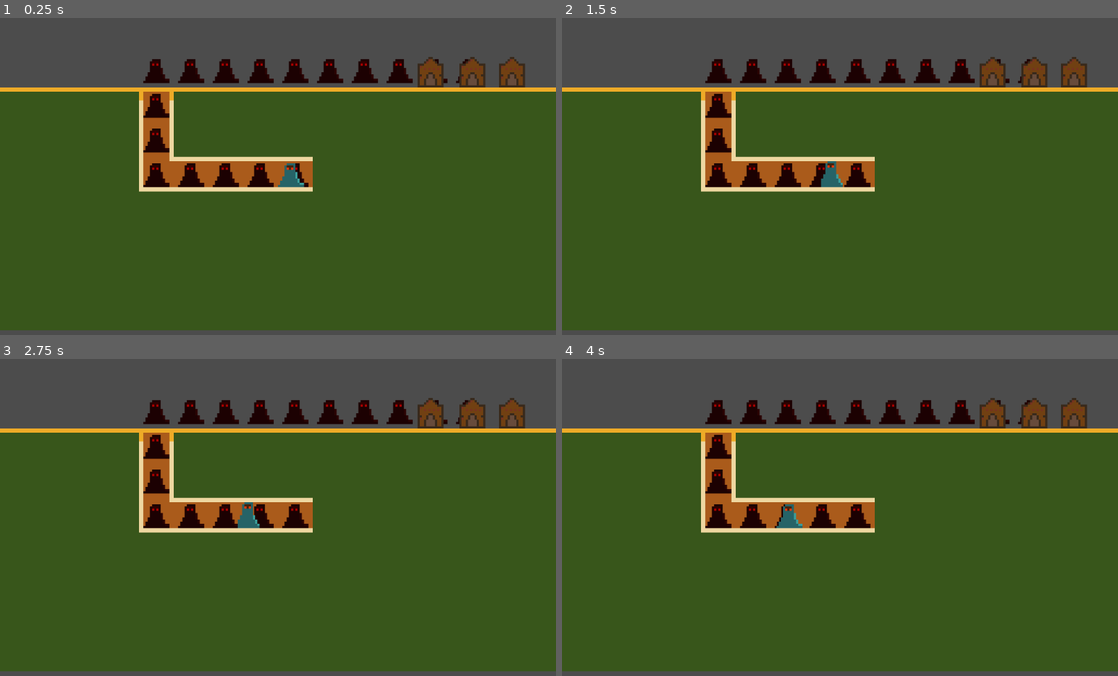
Above: before the commit, frames 1-4 (two rows, left to right).
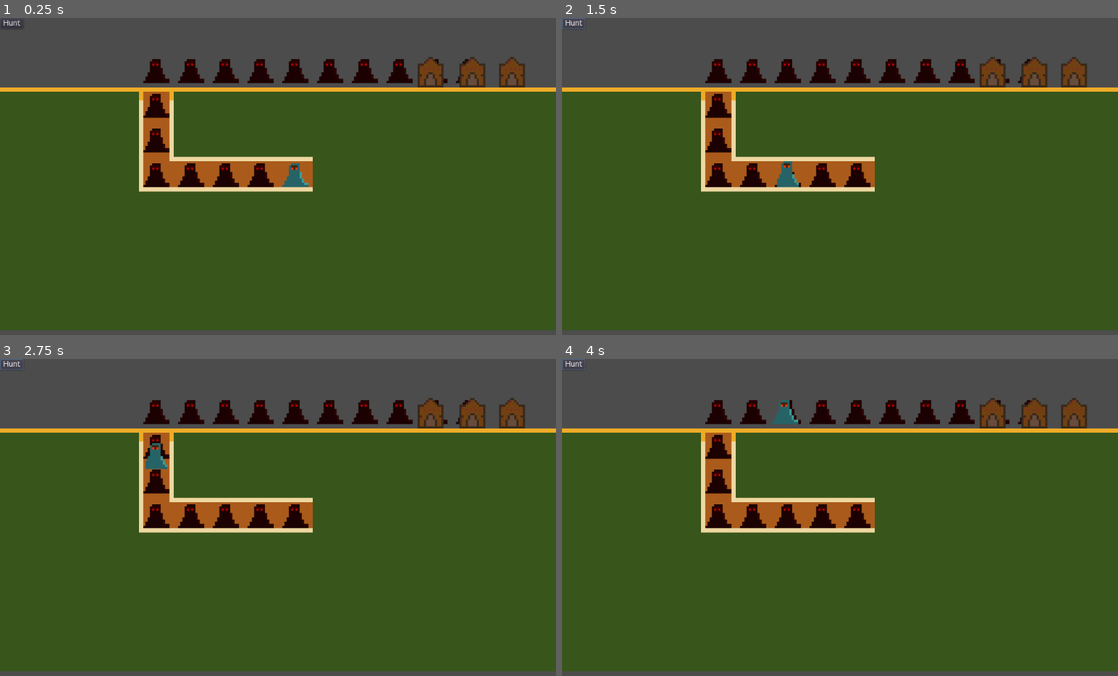
Above: after the commit, the same moments.

Repository: k4gi/bloodcattle
Game: Godot game, scene res://World.tscn
Same seed, same stepped clock (60 frames per second), same inputs: the game is played once before the commit and once after it. The project has no main scene, so this scene is started directly.
Inputs (mouse positions are in pixels of both pictures, inside the frame that each line leads up to):
- Up to frame 1 (0.25 s): no input
- Up to frame 2 (1.5 s): click (573, 24) at 0.5 s, where only the run after the commit has a clickable "Hunt"; click (573, 24) at 1.25 s, where only the run after the commit has a clickable "Hunt"
- Up to frame 3 (2.75 s): click (11, 365) at 2 s, where only the run after the commit has a clickable "Hunt"
- Up to frame 4 (4 s): no input

The runs differ from the first frame. In frame 1, 0.2% of the frame differs, in the area x 0-56%, y 0-54%; in frame 2, 0.5%, in the area x 0-51%, y 0-54%; in frame 3, 0.5%; in frame 4, 0.5%.

Commit message:
one (1) code

Diff:
--- a/Vampire.gd
+++ b/Vampire.gd
@@ -4,17 +4,27 @@
 onready var pathfinding = get_parent().path
 onready var target = get_parent().get_node("Destination")
 onready var tween = $Tween
+onready var starting_point = get_position()
 
 
-var move_pause = false
-var move_speed = 1
+var move_pause = true
+var move_speed = 0.2
+var move_forward = true
 
+
+signal destination_reached()
 
 
 func _physics_process(_delta):
 	if not tween.is_active() and not move_pause:
 		var source = pathfinding.get_closest_point( get_position() )
-		var destination = pathfinding.get_closest_point( target.get_position() )
+
+		var destination
+		if move_forward:
+			destination = pathfinding.get_closest_point( target.get_position() )
+		else:
+			destination = pathfinding.get_closest_point( starting_point.get_position() )
+
 
 		var path = pathfinding.get_point_path(source, destination)
 
@@ -25,3 +35,6 @@
 				get_position(), path[1], tween_speed,
 				Tween.TRANS_LINEAR, Tween.EASE_IN_OUT)
 			tween.start()
+		else:
+			emit_signal("destination_reached")
+			move_pause = true
--- a/World.gd
+++ b/World.gd
@@ -42,3 +42,7 @@
 				if x_diff <= Map.get_cell_size().x * Map.get_scale().x /2 and \
 					y_diff <= Map.get_cell_size().y * Map.get_scale().y /2:
 						path.connect_points(node_one, node_two)
+
+
+func _on_Button_pressed():
+	get_node("Vampire").move_pause = false
--- a/World.tscn
+++ b/World.tscn
@@ -167,3 +167,26 @@
 
 [node name="Destination" type="Node2D" parent="."]
 position = Vector2( 860, 97 )
+
+[node name="MarginContainer" type="MarginContainer" parent="."]
+anchor_right = 1.0
+anchor_bottom = 1.0
+
+[node name="VBoxContainer" type="VBoxContainer" parent="MarginContainer"]
+margin_right = 43.0
+margin_bottom = 20.0
+
+[node name="Button" type="Button" parent="MarginContainer/VBoxContainer"]
+margin_right = 43.0
+margin_bottom = 20.0
+size_flags_horizontal = 0
+text = "Hunt"
+
+[node name="Label" type="Label" parent="MarginContainer/VBoxContainer"]
+visible = false
+margin_top = 24.0
+margin_right = 165.0
+margin_bottom = 38.0
+text = "Hunter is already hunting!"
+
+[connection signal="pressed" from="MarginContainer/VBoxContainer/Button" to="." method="_on_Button_pressed"]
